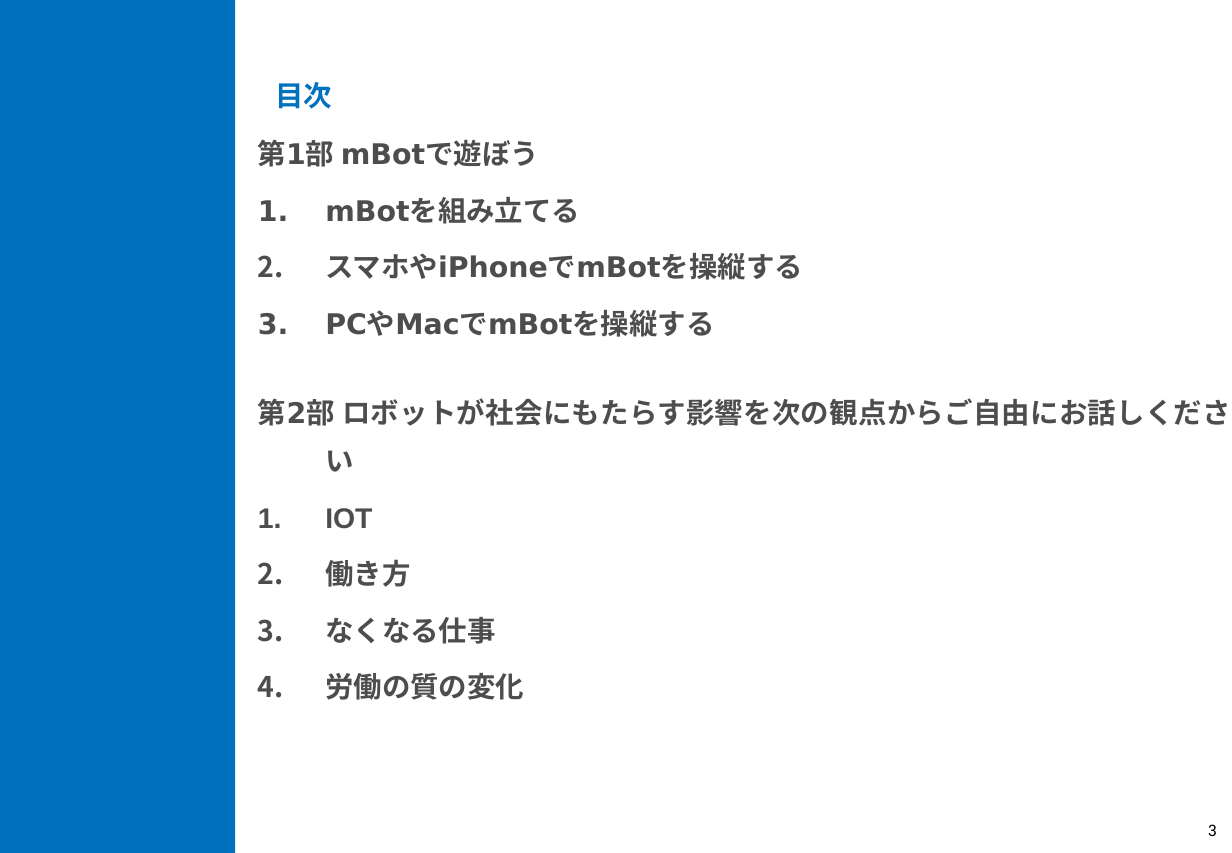
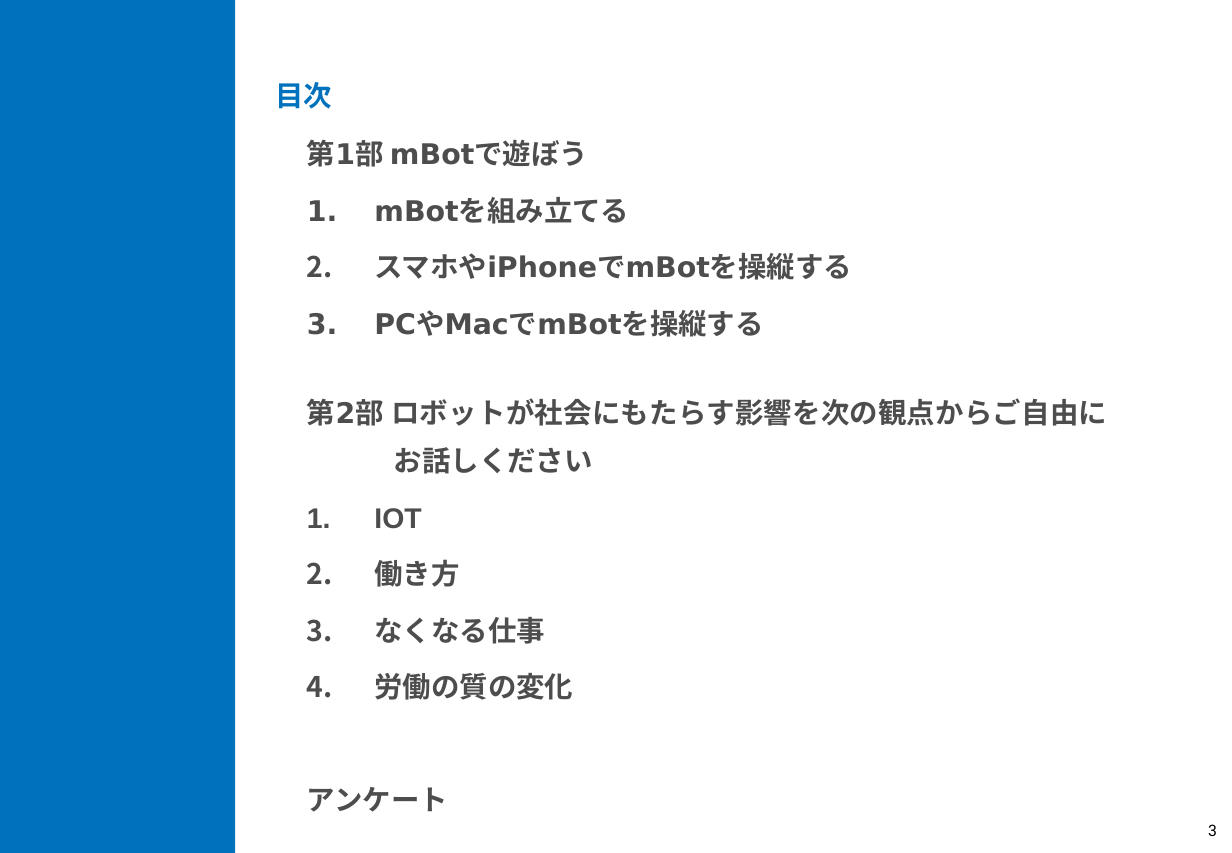
Before and after one commit to t-magic/RASP, a slide deck: slide 3 of pdf/ロボットとの共生、AIとの共生、やってみよう講座.ppt. Drawn at 1232x853 pixels with LibreOffice and Linux fonts; fonts in the diff are those of the drawing; background and template pictures are left out. Boxes give left, top, right and bottom in pixels: in the first picture for what was removed or moved away, otherwise in the second. Text is boxed around its words. In the diff, an @@ line names an element or a change of style, - is before the commit and + after.

```diff
--- a/pdf/ロボットとの共生、AIとの共生、やってみよう講座.ppt
+++ b/pdf/ロボットとの共生、AIとの共生、やってみよう講座.ppt
@@ text "第1部 mBotで遊ぼう": place and size @@
-text "第1部 mBotで遊ぼう" at bbox=[258, 139, 803, 337]
+text "第1部 mBotで遊ぼう" at bbox=[307, 139, 852, 337]
@@ text "第2部 ロボットが社会にもたらす影響を次の観点からご自由に お話しください": place and size @@
-text "第2部 ロボットが社会にもたらす影響を次の観点からご自由に お話しください" at bbox=[258, 398, 1231, 700]
+text "第2部 ロボットが社会にもたらす影響を次の観点からご自由に お話しください" at bbox=[307, 398, 1107, 812]
@@ text at bbox=[307, 398, 1107, 474]: spaces changed @@
-第2部 ロボットが社会にもたらす影響を次の観点からご自由にお話しください
+第2部 ロボットが社会にもたらす影響を次の観点からご自由に
+お話しください
@@ text at bbox=[307, 787, 448, 812]: paragraph added @@
+アンケート
```
Also in this commit, not shown: 4 other slides changed, 1 other file.
